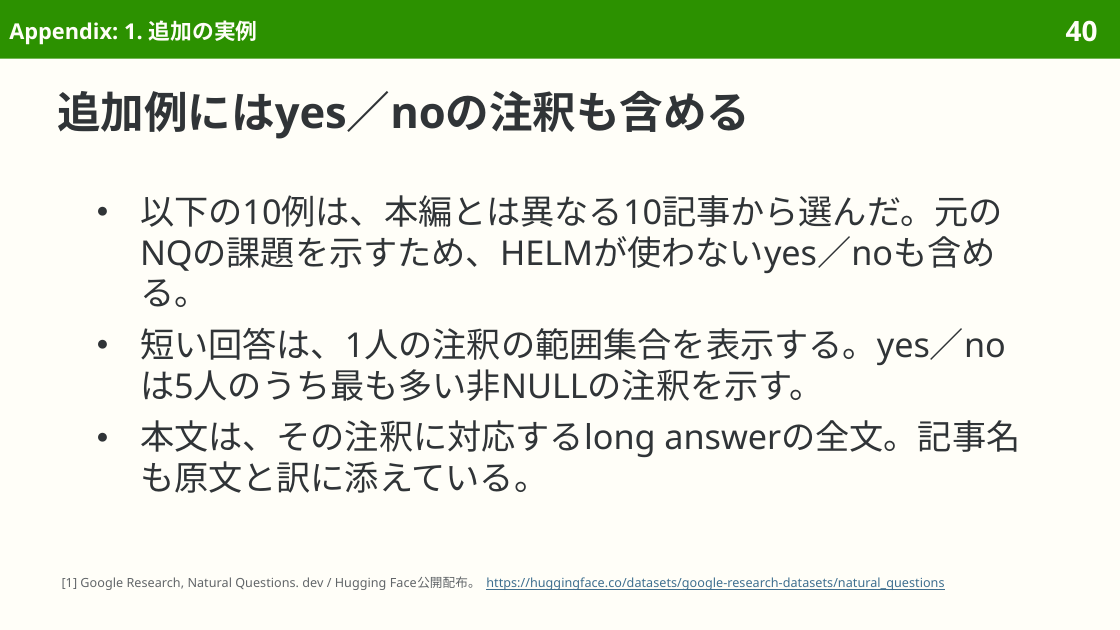
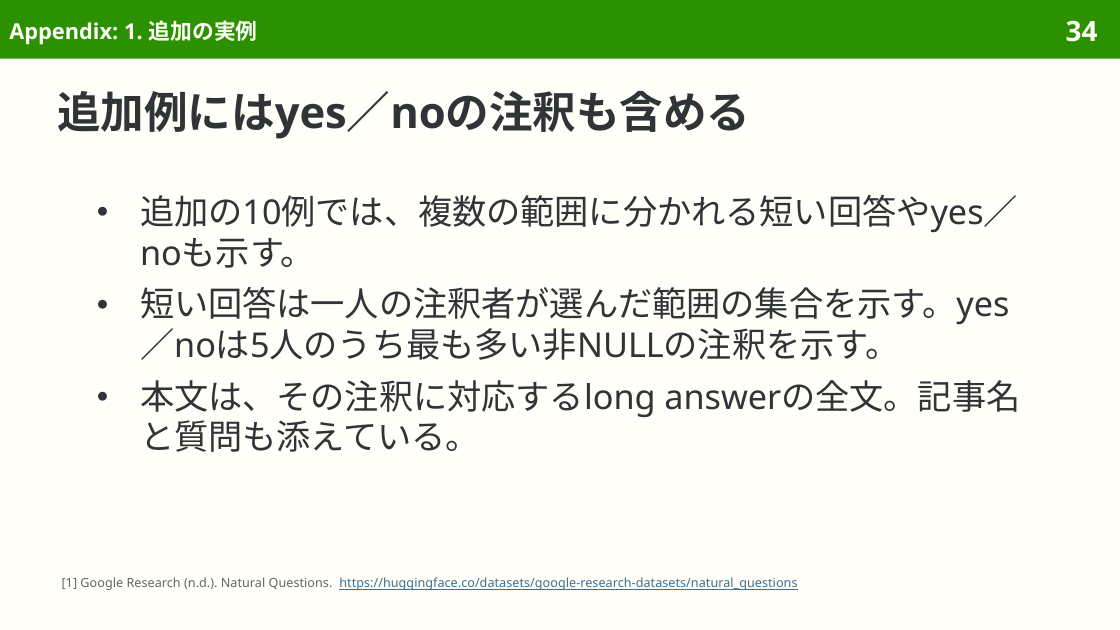
Before and after one commit to sasakiy84/datasets-in-10-minutes, a slide deck: slide 34 of slides/datasets-in-10-minutes-naturalquestions.pptx (slide 40 before the commit). Drawn at 1120x630 pixels with LibreOffice and Linux fonts; fonts in the diff are those of the drawing. Boxes give left, top, right and bottom in pixels: in the first picture for what was removed or moved away, otherwise in the second. Text is boxed around its words. In the diff, an @@ line names an element or a change of style, - is before the commit and + after.

Commit message:
Center Natural Questions on search queries and Wikipedia answer annotation

```diff
--- a/slides/datasets-in-10-minutes-naturalquestions.pptx
+++ b/slides/datasets-in-10-minutes-naturalquestions.pptx
@@ page number at (1066,20,1098,42): text changed @@
-40
+34
@@ text at (140,195,1020,452): text changed @@
-● 以下の10例は、本編とは異なる10記事から選んだ。元のNQの課題を示すため、HELMが使わないyes／noも含める。
-● 短い回答は、1人の注釈の範囲集合を表示する。yes／noは5人のうち最も多い非NULLの注釈を示す。
-● 本文は、その注釈に対応するlong answerの全文。記事名も原文と訳に添えている。
+● 追加の10例では、複数の範囲に分かれる短い回答やyes／noも示す。
+● 短い回答は一人の注釈者が選んだ範囲の集合を示す。yes／noは5人のうち最も多い非NULLの注釈を示す。
+● 本文は、その注釈に対応するlong answerの全文。記事名と質問も添えている。
@@ text at (62,577,797,590): text changed @@
-[1] Google Research, Natural Questions. dev / Hugging Face公開配布。 https://huggingface.co/datasets/google-research-datasets/natural_questions
+[1] Google Research (n.d.). Natural Questions. https://huggingface.co/datasets/google-research-datasets/natural_questions
```
Also in this commit, not shown: 48 other slides changed, 1 slide added, 15 slides removed, 37 other files.
